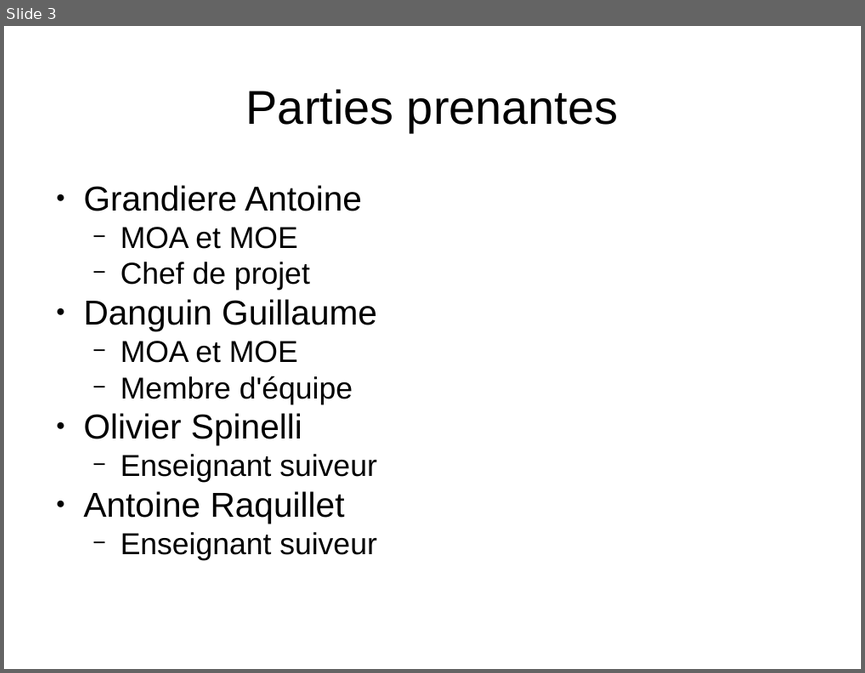
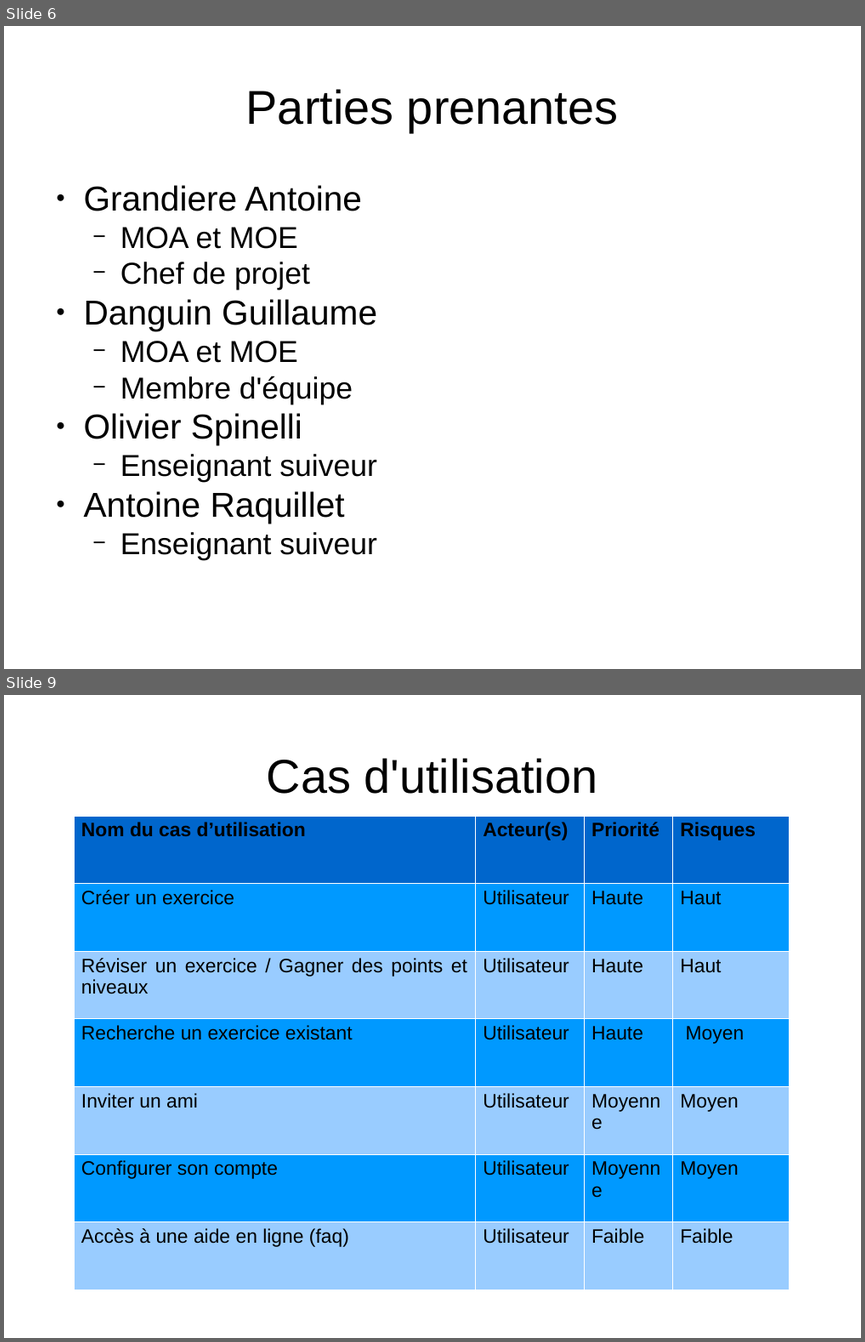
Before and after one commit to Mach12/Linguissime, a slide deck: Avant-projet/Itération 0.pptx. Shown one above the other, each under a label of ours: slide 3 before the commit, slides 6 and 9 after it; the slides between them are not shown. The pictures are 865x673 and 865x1342 pixels, drawn with LibreOffice and Linux fonts; fonts in the diff are those of the drawing. Boxes give left, top, right and bottom in pixels: in the first picture for what was removed or moved away, otherwise in the second. Text is boxed around its words. In the diff, an @@ line names an element or a change of style, - is before the commit and + after.

```diff
--- a/Avant-projet/Itération 0.pptx
+++ b/Avant-projet/Itération 0.pptx
@@ slide 9 added at box(4, 695, 861, 1338), background #FFFFFF @@
@@ text added at box(267, 758, 597, 794), 44 pt, text #000000 @@
+Cas d'utilisation
@@ table added at box(74, 816, 790, 1290), 7 rows, 4 columns @@
+Nom du cas d’utilisation | Acteur(s) | Priorité | Risques
+Créer un exercice | Utilisateur | Haute | Haut
+Réviser un exercice / Gagner des points et niveaux | Utilisateur | Haute | Haut
+Recherche un exercice existant | Utilisateur | Haute | Moyen
+Inviter un ami | Utilisateur | Moyenne | Moyen
+Configurer son compte | Utilisateur | Moyenne | Moyen
+Accès à une aide en ligne (faq) | Utilisateur | Faible | Faible
@@ what was slide 3 is now slide 6 @@
```
Also in this commit, not shown: 1 slide changed, 11 other slides added, 2 other files.
